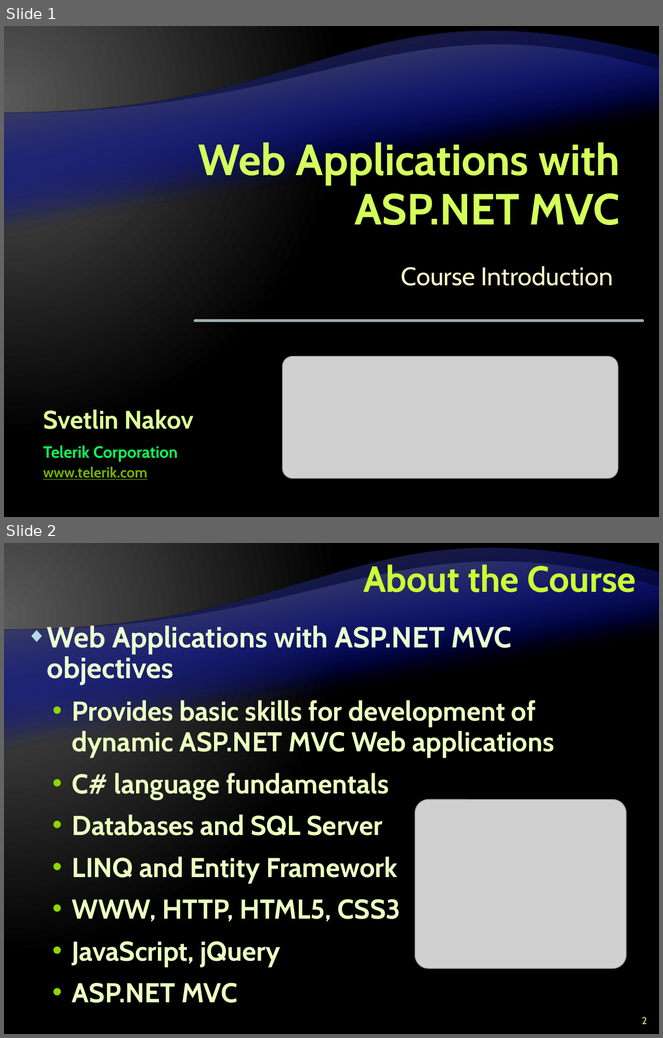
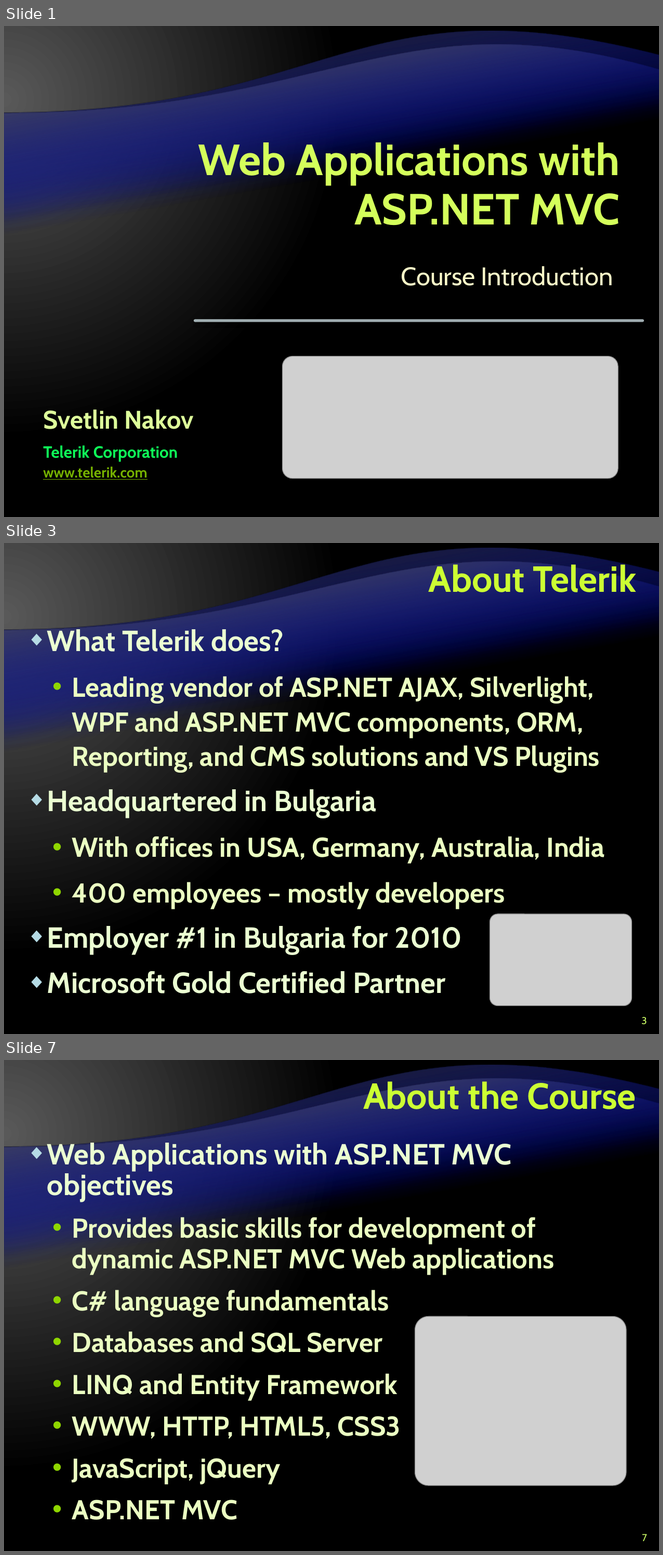
Before and after one commit to Lockheed01/aspnet-mvc-course, a slide deck: Lectures/0. Course Introduction/--for-editing--Course Introduction.pptx. Shown one above the other, each under a label of ours: slides 1 and 2 before the commit, slides 1, 3 and 7 after it; the slides between them are not shown. The pictures are 663x1038 and 663x1555 pixels, drawn with LibreOffice and Linux fonts; fonts in the diff are those of the drawing; grey boxes stand for pictures; background and template pictures are left out. Boxes give left, top, right and bottom in pixels: in the first picture for what was removed or moved away, otherwise in the second. Text is boxed around its words. In the diff, an @@ line names an element or a change of style, - is before the commit and + after.

```diff
--- a/Lectures/0. Course Introduction/--for-editing--Course Introduction.pptx
+++ b/Lectures/0. Course Introduction/--for-editing--Course Introduction.pptx
@@ slide 3 added at [4, 543, 659, 1034], background gradient #595959 to #000000; not listed: 4 template elements that a slide beside it also shows @@
@@ title added at [428, 561, 636, 592], 40 pt, text #CCFF33, bold @@
+About Telerik
@@ text added at [47, 626, 605, 994], 30 pt, text #EBFFC2, bold @@
+◆ What Telerik does?
+  • Leading vendor of ASP.NET AJAX, Silverlight, WPF and ASP.NET MVC components, ORM, Reporting, and CMS solutions and VS Plugins
+◆ Headquartered in Bulgaria
+  • With offices in USA, Germany, Australia, India
+  • 400 employees – mostly developers
+◆ Employer #1 in Bulgaria for 2010
+◆ Microsoft Gold Certified Partner
@@ picture added at [490, 914, 632, 1006] @@
@@ page number added at [642, 1017, 647, 1025], 11 pt, text #CCFF66 @@
+3
@@ what was slide 2 is now slide 7 @@
@@ page number at [642, 1534, 647, 1542]: text changed @@
-2
+7
```
Also in this commit, not shown: 6 slides changed, 5 other slides added, 1 other file.
